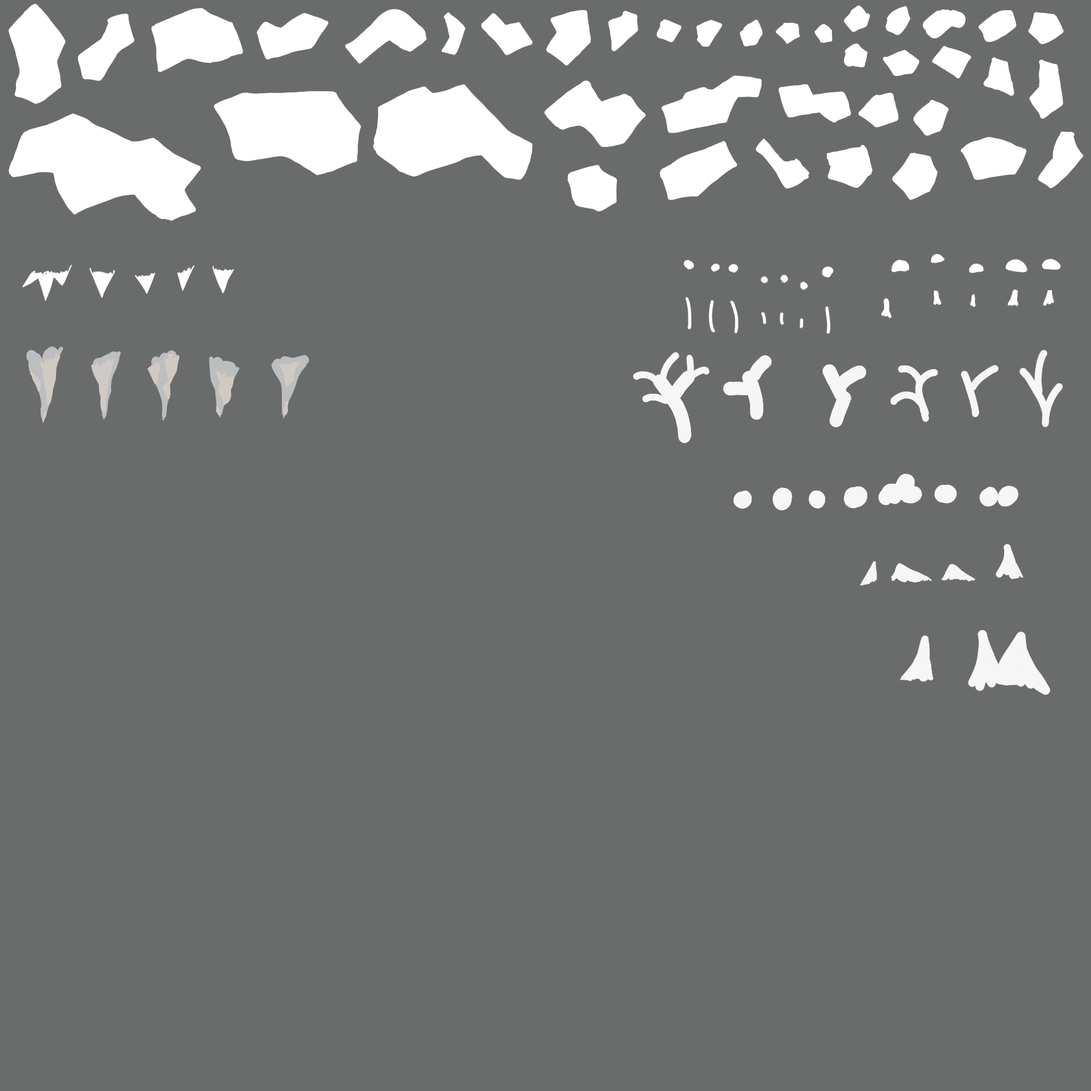
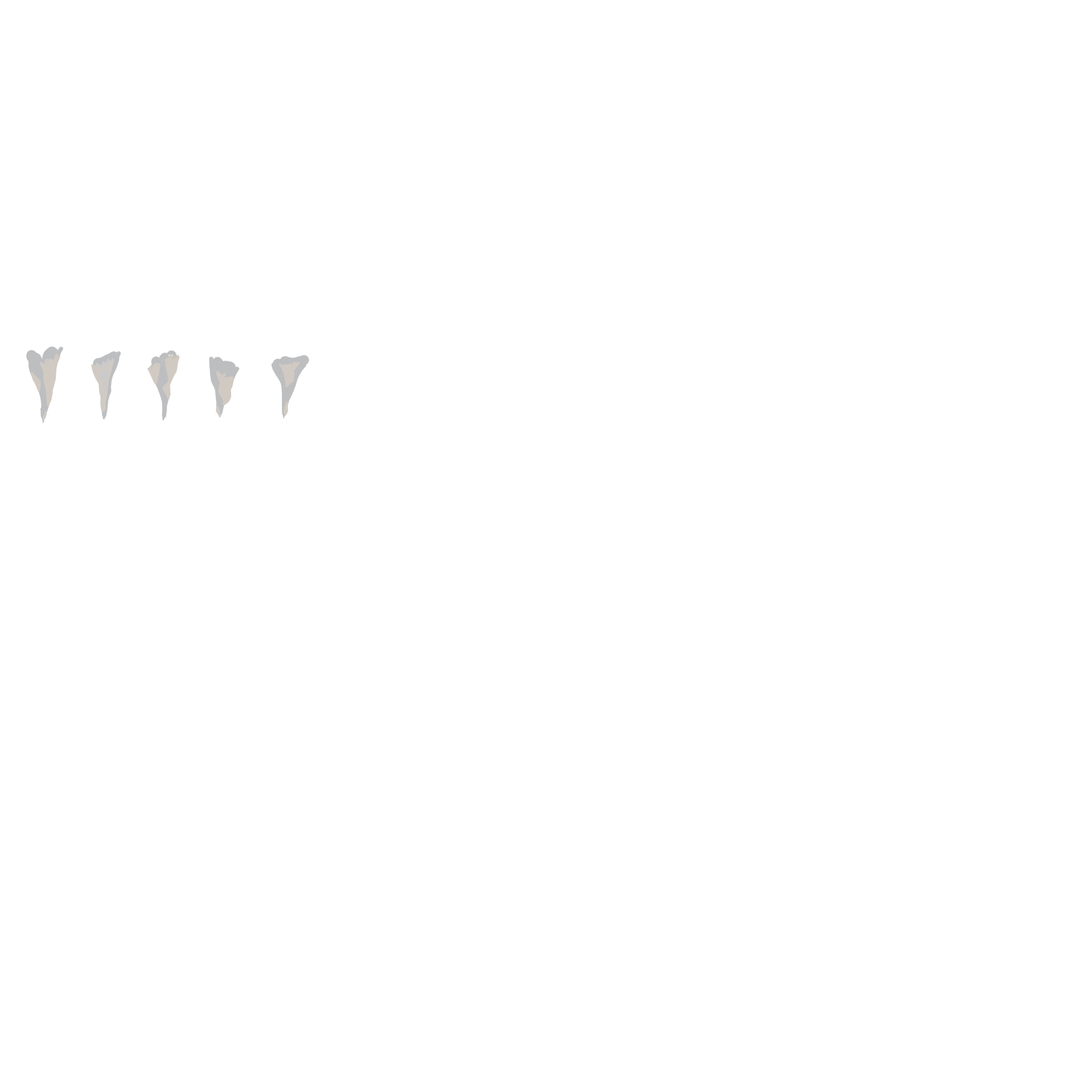
The second 1091×1091 image is a revision of the first. Changes to its layers:
removed layer "Layer 37" over [0, 0, 1091, 1091]
